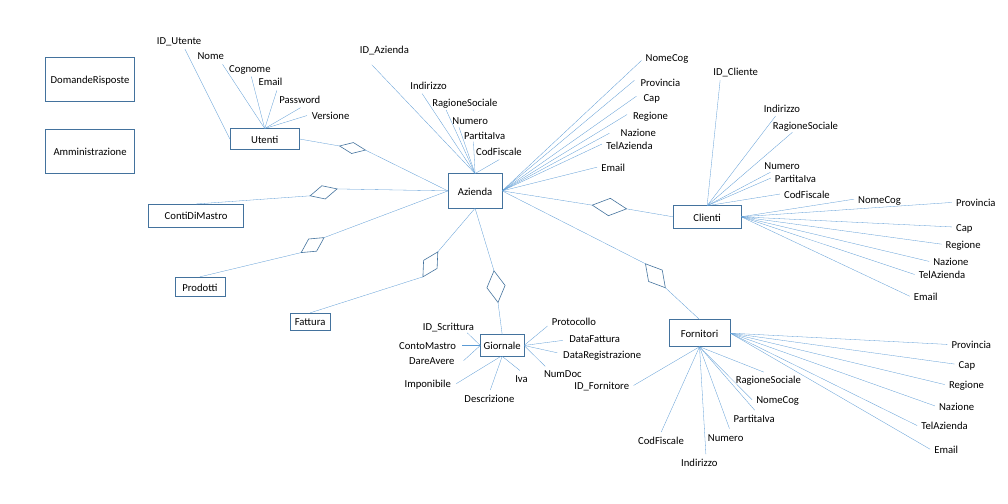
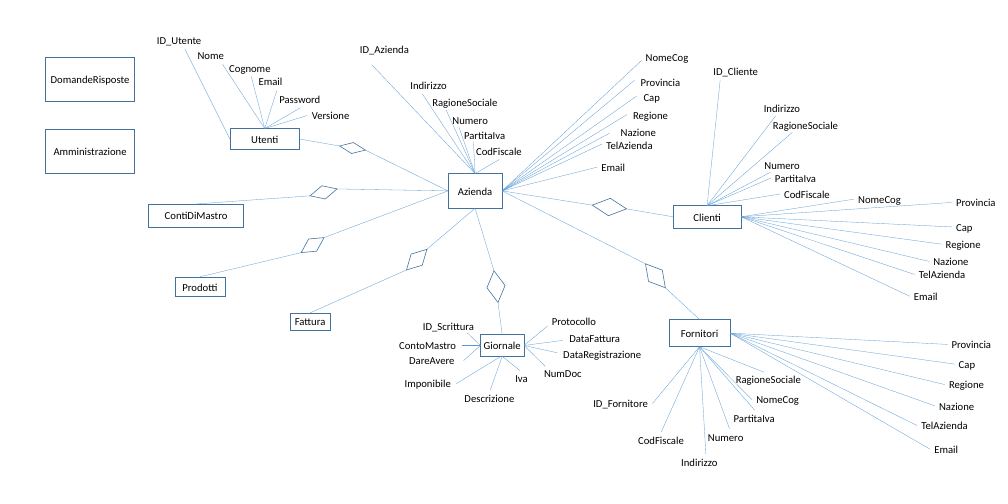
Before and after one commit to SimoneRicci98/ProgettoEsame, a slide deck: slide 1 of progetto esame/screen/er.pptx. Drawn at 1008x504 pixels with LibreOffice and Linux fonts; fonts in the diff are those of the drawing. Boxes give left, top, right and bottom in pixels: in the first picture for what was removed or moved away, otherwise in the second. Text is boxed around its words. In the diff, an @@ line names an element or a change of style, - is before the commit and + after.

```diff
--- a/progetto esame/screen/er.pptx
+++ b/progetto esame/screen/er.pptx
@@ line moved from (438, 252) - (475, 208) to (427, 249) - (475, 208) @@
@@ diamond at <box>401,244,432,276</box>: rotation 300 to 314 degrees @@
@@ line moved from (310, 313) - (423, 277) to (310, 313) - (407, 270) @@
@@ line moved from (699, 347) - (634, 385) to (699, 347) - (653, 404) @@
@@ text "ID_Fornitore": place and size @@
-text "ID_Fornitore" at <box>574,381,629,391</box>
+text "ID_Fornitore" at <box>593,399,648,409</box>
```
Also in this commit, not shown: 1 other file.
